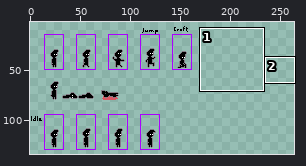
One commit to this sprite sheet: Assets/Sprites/Player/Atlas_Player.png. The picture above shows the old version from afar; the outline marks the close-up.
Close-up. First the earlier version:
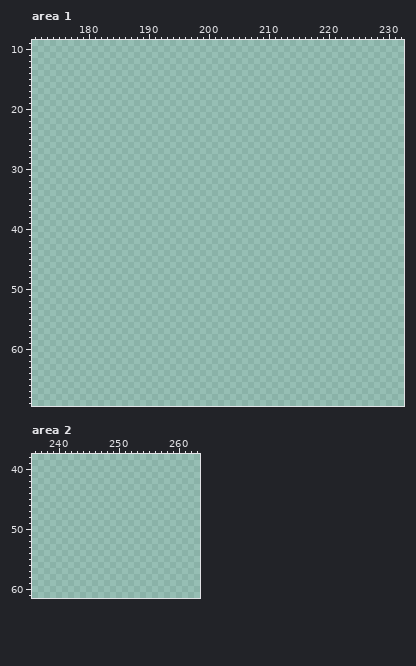
The file is 320x160 pixels. Shown: area 1: x 171..232, y 9..69; area 2: x 236..263, y 38..61. The wide view leaves out empty margins. The commit also changed other parts of the picture, which this record leaves out.
After:
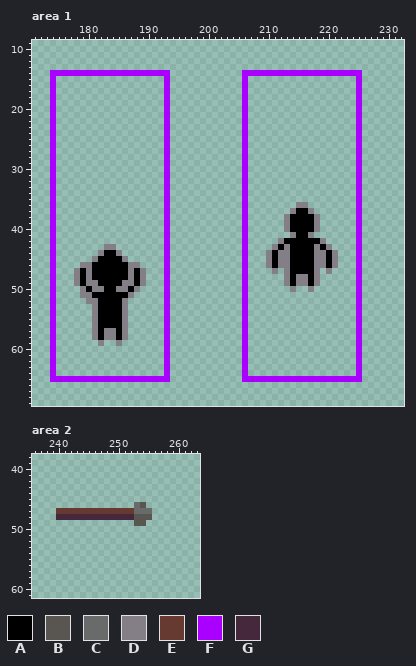
Palette (. is transparent): A #000000  B #595652  C #696a6a  D #847e87  E #663931  F #aa00ff  G #45283c
From old to new:
Changed rows in their new state; - is an unchanged pixel.
Area 1:
first column x 174:
14 FFFFFFFFFFFFFFFFFFFF------------FFFFFFFFFFFFFFFFFFFF
15 F------------------F------------F------------------F
16 F------------------F------------F------------------F
17 F------------------F------------F------------------F
18 F------------------F------------F------------------F
19 F------------------F------------F------------------F
20 F------------------F------------F------------------F
21 F------------------F------------F------------------F
22 F------------------F------------F------------------F
23 F------------------F------------F------------------F
24 F------------------F------------F------------------F
25 F------------------F------------F------------------F
26 F------------------F------------F------------------F
27 F------------------F------------F------------------F
28 F------------------F------------F------------------F
29 F------------------F------------F------------------F
30 F------------------F------------F------------------F
31 F------------------F------------F------------------F
32 F------------------F------------F------------------F
33 F------------------F------------F------------------F
34 F------------------F------------F------------------F
35 F------------------F------------F------------------F
36 F------------------F------------F--------DD--------F
37 F------------------F------------F-------DAAD-------F
38 F------------------F------------F------DAAAAD------F
39 F------------------F------------F------DAAAAD------F
40 F------------------F------------F------DAAAAD------F
41 F------------------F------------F-------DAAD-------F
42 F------------------F------------F-----DAAAAAAD-----F
43 F--------DD--------F------------F----DADAAAADAD----F
44 F-------DAAD-------F------------F---DADDAAAADDAD---F
45 F------DAAAAD------F------------F---DADDAAAADDAD---F
46 F----DDAAAAAADD----F------------F---DADDAAAADDAD---F
47 F---DADAAAAAADAD---F------------F----D-DAAAAD-D----F
48 F---DADAAAAAADAD---F------------F------DADDAD------F
49 F---DADDAAAADDAD---F------------F------DADDAD------F
50 F----DADDAADDAD----F------------F-------D--D-------F
51 F----DDAAAAAAD-----F------------F------------------F
52 F-----DDAAAAD------F------------F------------------F
53 F------DAAAAD------F------------F------------------F
54 F------DAAAAD------F------------F------------------F
55 F------DAAAAD------F------------F------------------F
56 F------DAAAAD------F------------F------------------F
57 F------DADDAD------F------------F------------------F
58 F------DADDAD------F------------F------------------F
59 F-------D--D-------F------------F------------------F
60 F------------------F------------F------------------F
61 F------------------F------------F------------------F
62 F------------------F------------F------------------F
63 F------------------F------------F------------------F
64 F------------------F------------F------------------F
65 FFFFFFFFFFFFFFFFFFFF------------FFFFFFFFFFFFFFFFFFFF
Area 2:
first column x 240:
46 -------------CB-
47 EEEEEEEEEEEEECCC
48 GGGGGGGGGGGGGBBB
49 -------------BB-
Where, in picture pixels (left, top, right, bottom), the same in both close-ups:
added: (50, 70, 170, 382)
added: (242, 70, 362, 382)
added: (56, 502, 152, 526)
